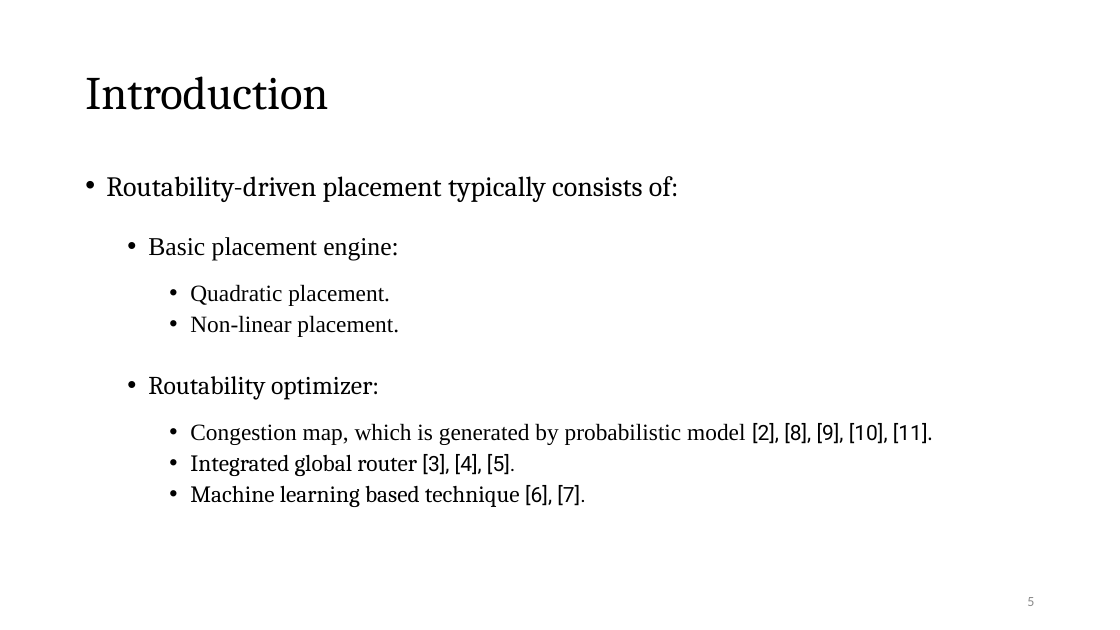
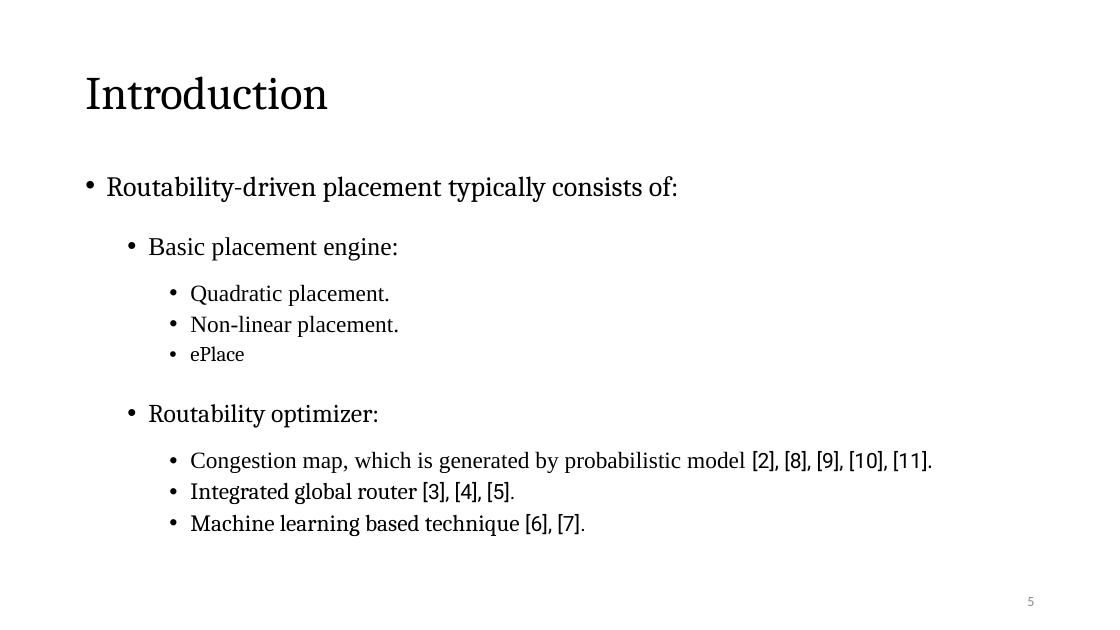
Before and after one commit to Pacific-Feng-Studuies/Studied-Papers, a slide deck: slide 6 of GM/Placement/PUFFER A Routability-Driven Placement Framework via Cell Padding/PUFFER A Routability-Driven Placement Framework via Cell Padding.pptx. Drawn at 1120x630 pixels with LibreOffice and Linux fonts; fonts in the diff are those of the drawing. Boxes give left, top, right and bottom in pixels: in the first picture for what was removed or moved away, otherwise in the second. Text is boxed around its words. In the diff, an @@ line names an element or a change of style, - is before the commit and + after.

Commit message:
2023/10/22, add PUFFER.pptx

```diff
--- a/GM/Placement/PUFFER A Routability-Driven Placement Framework via Cell Padding/PUFFER A Routability-Driven Placement Framework via Cell Padding.pptx
+++ b/GM/Placement/PUFFER A Routability-Driven Placement Framework via Cell Padding/PUFFER A Routability-Driven Placement Framework via Cell Padding.pptx
@@ text at box(190, 346, 244, 361): paragraph added @@
+    • ePlace
```
Also in this commit, not shown: 1 other file.
